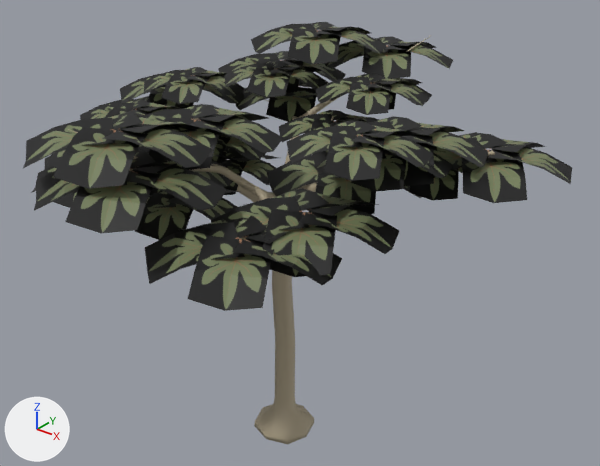
One commit to the FBX model Assets/Models/Enviroment/Trees/YarumoBlanco.fbx: the scene before it, then after it.
Before and after are seen from a camera (50 mm lens) standing at (19.1, -22.8, 23.5) and looking at (0.0, 1.1, 8.7). Arrows for +X, +Y and +Z are at lower left; the lights stay in place. Where no turn or scale is listed for an object, it has been applied to the vertices.
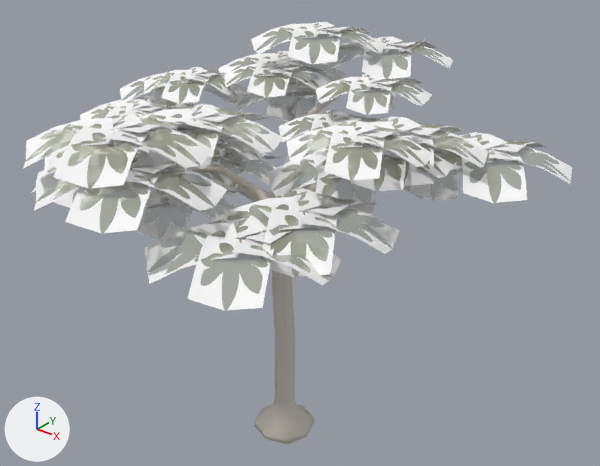
Where the newer file only moved an object's origin or applied its transform, the numbers keep the older frame.

Where the change shows, as pixel boxes (x1, y1, x2, y2) in the pictures (600 x 466 px):
'Plane.034', surface changed, recoloured (black to white): (23, 22, 572, 311) in both
'Plane', surface changed, recoloured (brown to grey): (68, 38, 495, 444) in both

Diff of the bpy script that builds the scene:
```diff
--- a/Assets/Models/Enviroment/Trees/YarumoBlanco.fbx.py
+++ b/Assets/Models/Enviroment/Trees/YarumoBlanco.fbx.py
@@ img_rama_yarumo_png @@
-img_rama_yarumo_png = load_image('rama_Yarumo.png', 'Materiales/rama_Yarumo.png', 1024, 1024, 'sRGB')
+img_rama_yarumo_png = load_image('rama_Yarumo.png', 'Materiales/rama_Yarumo.png', 1024, 1024, 'Non-Color')
@@ img_paleta_png @@
-img_paleta_png = load_image('paleta.png', 'Materiales/paleta.png', 512, 512, 'sRGB')
+img_paleta_png = load_image('paleta.png', 'Materiales/paleta.png', 512, 512, 'Non-Color')
@@ mat_tronco_001 @@
+mat_tronco_001 = bpy.data.materials.new('tronco.001')
+# uses the picture img_paleta_png
@@ mat_hojas_001 @@
+mat_hojas_001 = bpy.data.materials.new('hojas.001')
+# uses the picture img_rama_yarumo_png
@@ me_plane_043 @@
 me_plane_043.from_pydata(...)  # 1980 vertices, 990 faces; spans x -9.7..12.4, y -9.8..11.7, z -0.9..3.8
-me_plane_043.materials.append(mat_hojas)  # picture img_rama_yarumo_png
+me_plane_043.materials.append(mat_hojas_001)
@@ me_plane_003 @@
 me_plane_003.from_pydata(...)  # 969 vertices, 1261 faces; spans x -9.4..7.9, y -8.7..8.8, z -0.5..15.5
-me_plane_003.materials.append(mat_tronco)  # picture img_paleta_png
+me_plane_003.materials.append(mat_tronco_001)
```
